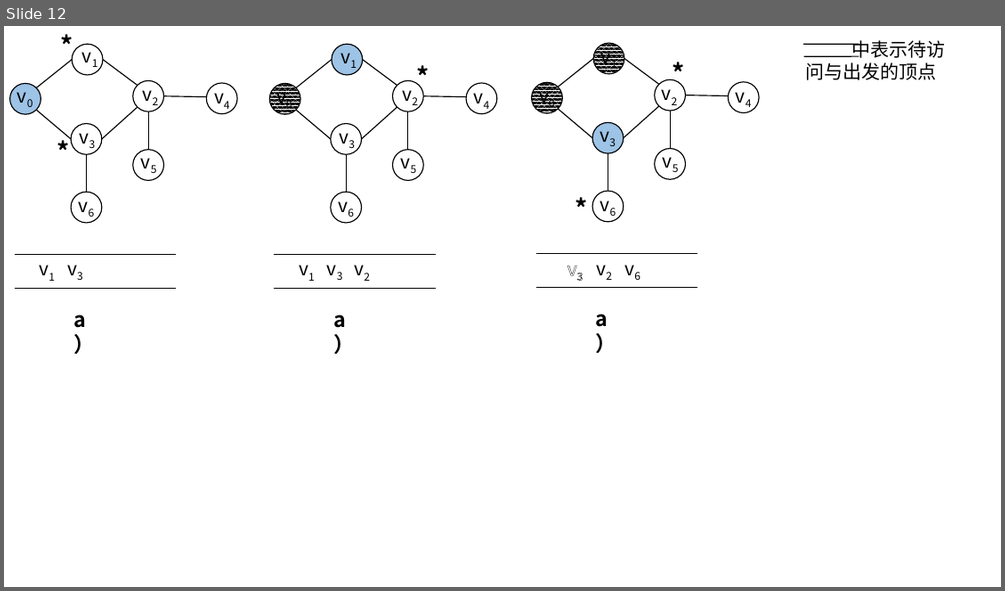
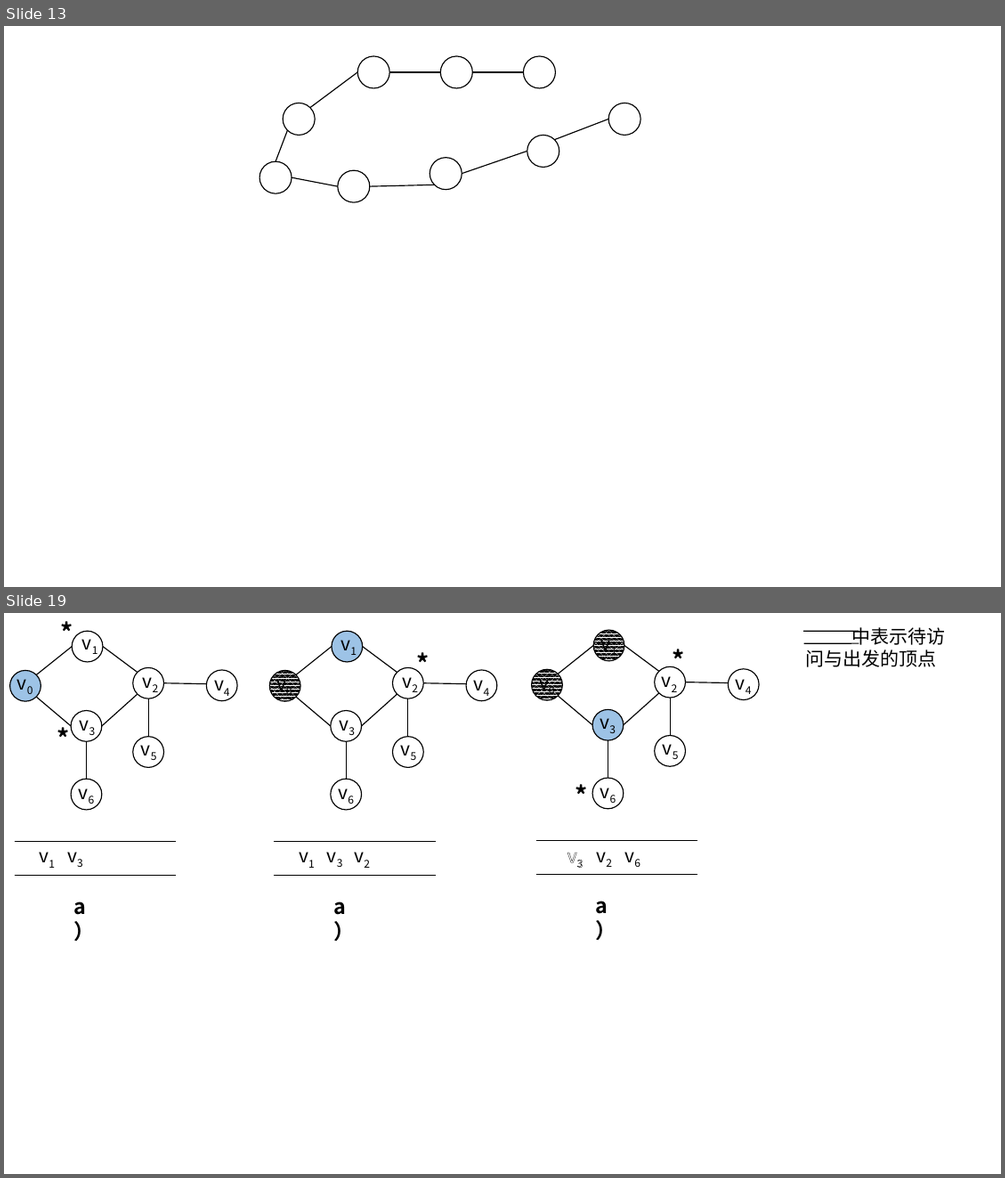
Before and after one commit to CoreLoop163/CoreLoopBooks, a slide deck: data_structure/assets/pics_and_ppts/ch5/画图用、.pptx. Shown one above the other, each under a label of ours: slide 12 before the commit, slides 13 and 19 after it; the slides between them are not shown. The pictures are 1005x591 and 1005x1178 pixels, drawn with LibreOffice and Linux fonts; fonts in the diff are those of the drawing. Boxes give left, top, right and bottom in pixels: in the first picture for what was removed or moved away, otherwise in the second. Text is boxed around its words. In the diff, an @@ line names an element or a change of style, - is before the commit and + after.

```diff
--- a/data_structure/assets/pics_and_ppts/ch5/画图用、.pptx
+++ b/data_structure/assets/pics_and_ppts/ch5/画图用、.pptx
@@ slide 13 added at [4,26,1001,587], background #FFFFFF @@
@@ line added from (357, 72) to (310, 108), #000000 1 pt @@
@@ ellipse added at [357,56,390,88], fill #FFFFFF, outline #000000 1 pt @@
@@ line added from (390, 72) to (441, 72), #000000 1 pt @@
@@ ellipse added at [441,56,473,88], fill #FFFFFF, outline #000000 1 pt @@
@@ line added from (524, 72) to (473, 72), #000000 1 pt @@
@@ ellipse added at [524,56,556,88], fill #FFFFFF, outline #000000 1 pt @@
@@ ellipse added at [283,103,316,135], fill #FFFFFF, outline #000000 1 pt @@
@@ ellipse added at [609,103,641,135], fill #FFFFFF, outline #000000 1 pt @@
@@ line added from (287, 130) to (275, 161), #000000 1 pt @@
@@ line added from (609, 119) to (554, 140), #000000 1 pt @@
@@ ellipse added at [429,158,461,190], fill #FFFFFF, outline #000000 1 pt @@
@@ line added from (461, 174) to (527, 151), #000000 1 pt @@
@@ ellipse added at [527,135,559,168], fill #FFFFFF, outline #000000 1 pt @@
@@ ellipse added at [259,161,291,193], fill #FFFFFF, outline #000000 1 pt @@
@@ line added from (291, 178) to (338, 186), #000000 1 pt @@
@@ ellipse added at [338,170,370,202], fill #FFFFFF, outline #000000 1 pt @@
@@ line added from (370, 186) to (435, 184), #000000 1 pt @@
@@ what was slide 12 is now slide 19 @@
```
Also in this commit, not shown: 3 slides changed, 4 other slides added, 59 other files.
